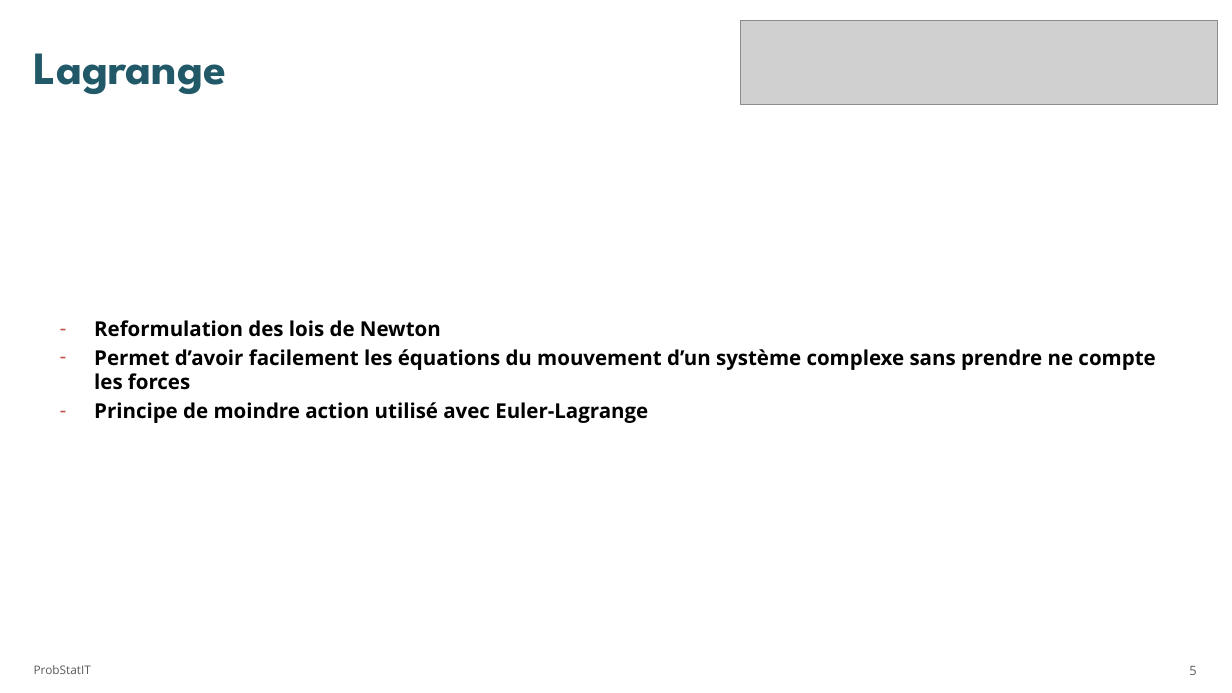
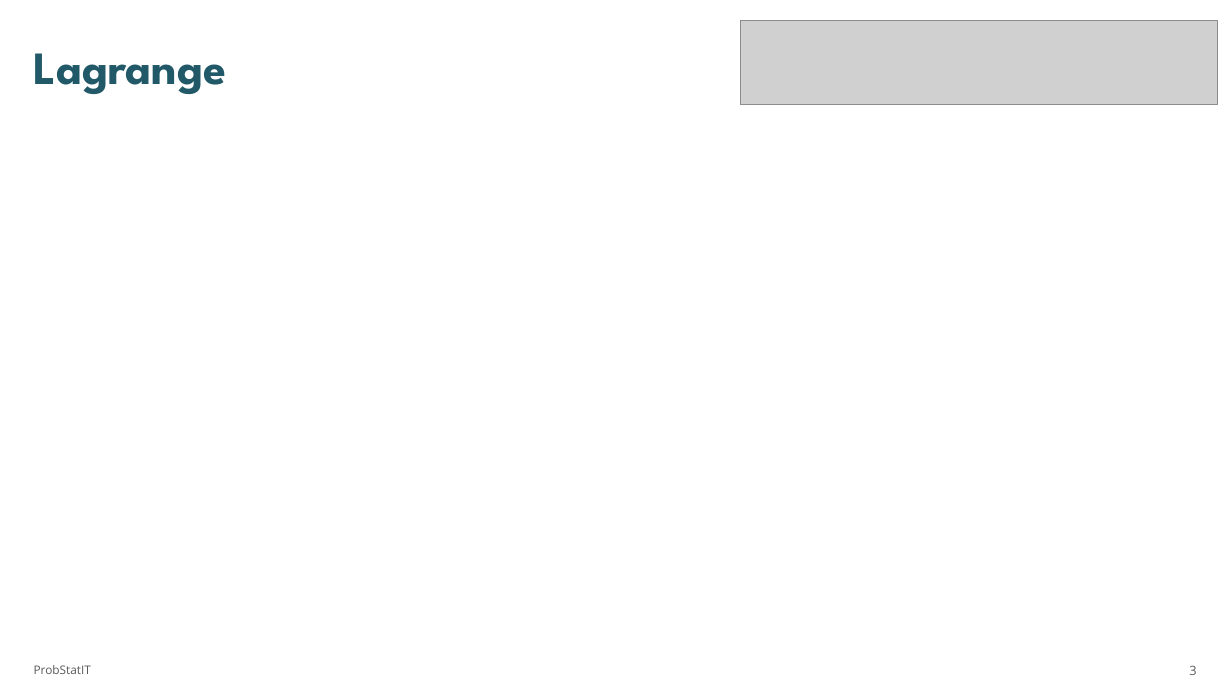
Before and after one commit to Algath/Physic_project_double_pendule, a slide deck: slide 3 of assets/Projet_double_pendulum.pptx (slide 5 before the commit). Drawn at 1232x693 pixels with LibreOffice and Linux fonts; fonts in the diff are those of the drawing; grey boxes stand for pictures. Boxes give left, top, right and bottom in pixels: in the first picture for what was removed or moved away, otherwise in the second. Text is boxed around its words. In the diff, an @@ line names an element or a change of style, - is before the commit and + after.

```diff
--- a/assets/Projet_double_pendulum.pptx
+++ b/assets/Projet_double_pendulum.pptx
@@ text removed at (94,320,1155,423) @@
-– Reformulation des lois de Newton
-– Permet d’avoir facilement les équations du mouvement d’un système complexe sans prendre ne compte les forces
-– Principe de moindre action utilisé avec Euler-Lagrange
@@ page number at (1189,665,1196,675): text changed @@
-5
+3
```
Also in this commit, not shown: 4 other slides changed, 2 slides removed, 12 other files.
